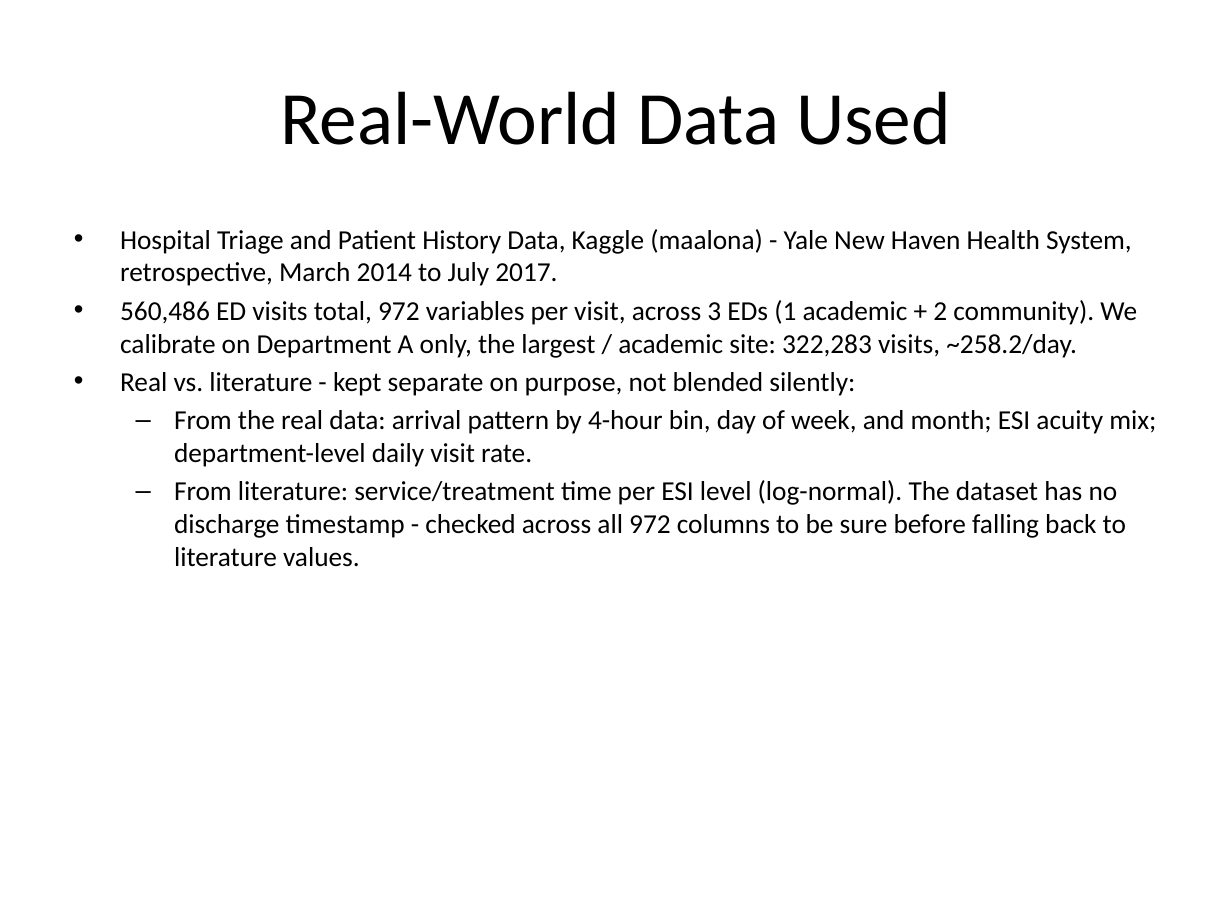
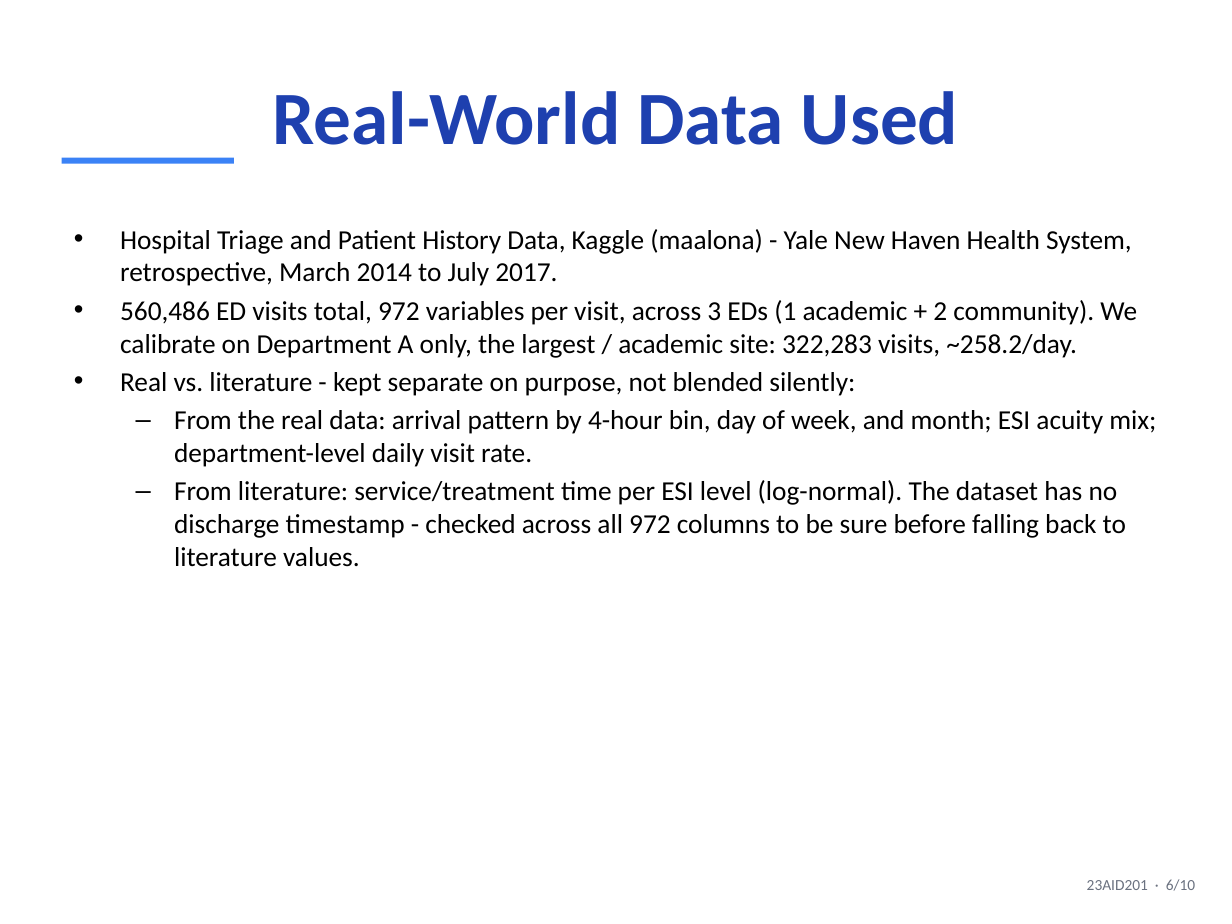
Before and after one commit to DUNE-ODYSSEY/Mondrian-Conformal-Prediction-On-Discrete-Event-Simulation, a slide deck: slide 6 of slides/mid_sem_presentation.pptx. Drawn at 1232x924 pixels with LibreOffice and Linux fonts; fonts in the diff are those of the drawing. Boxes give left, top, right and bottom in pixels: in the first picture for what was removed or moved away, otherwise in the second. Text is boxed around its words. In the diff, an @@ line names an element or a change of style, - is before the commit and + after.

Commit message:
Style mid-sem PPT to match other decks; trim lit review; simplify Future Scope
Visual: applies the same color palette used in zeroth_review.pptx /
full_project_results.pptx (dark navy title slide, accent-blue titles/table
headers/accent bars, slide-number footer) instead of PowerPoint's untouched
default theme.

Literature review slide: trimmed to a focused core set (20 papers, down
from 30) across the same 5 categories, while keeping all 10 real-dataset
cross-check papers in full, per instruction that dataset-related papers
must stay. Only this slide is trimmed - the book's actual literature
review (Chapter 2, all 40 papers) is unchanged.

Future Scope slide: dropped the week-number column entirely per feedback;
now a plain bullet list of planned work. Also fixed a factual mismatch
with the book found while syncing: two slides described Mondrian CP's
partition as "staffing level, shift, arrival-rate regime," but the actual
implementation and book only partition by staffing tercile x arrival-rate
tercile (2 covariates, 9 cells) - no separate "shift" dimension. Fixed on
both the Bridging Approach and Future Scope slides.

```diff
--- a/slides/mid_sem_presentation.pptx
+++ b/slides/mid_sem_presentation.pptx
@@ title "Real-World Data Used" at [273, 91, 958, 145]: text colour #000000 to #1E40AF, bold on @@
@@ rectangle added at [62, 158, 234, 164], fill #3B82F6 @@
@@ text added at [1087, 879, 1195, 891], 9 pt, text #6B7280 @@
+23AID201 · 6/10
```
Also in this commit, not shown: 9 other slides changed, 1 other file.
